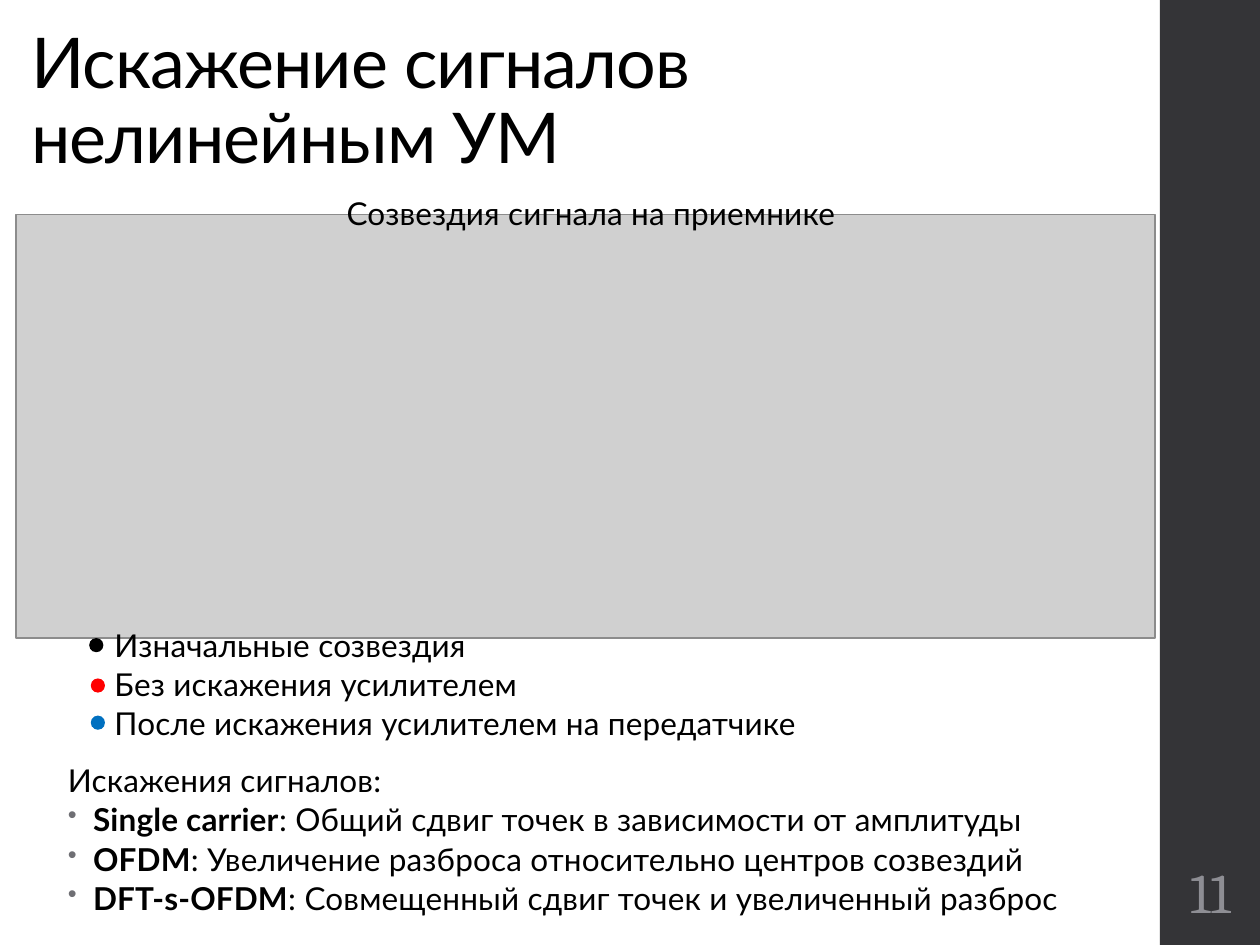
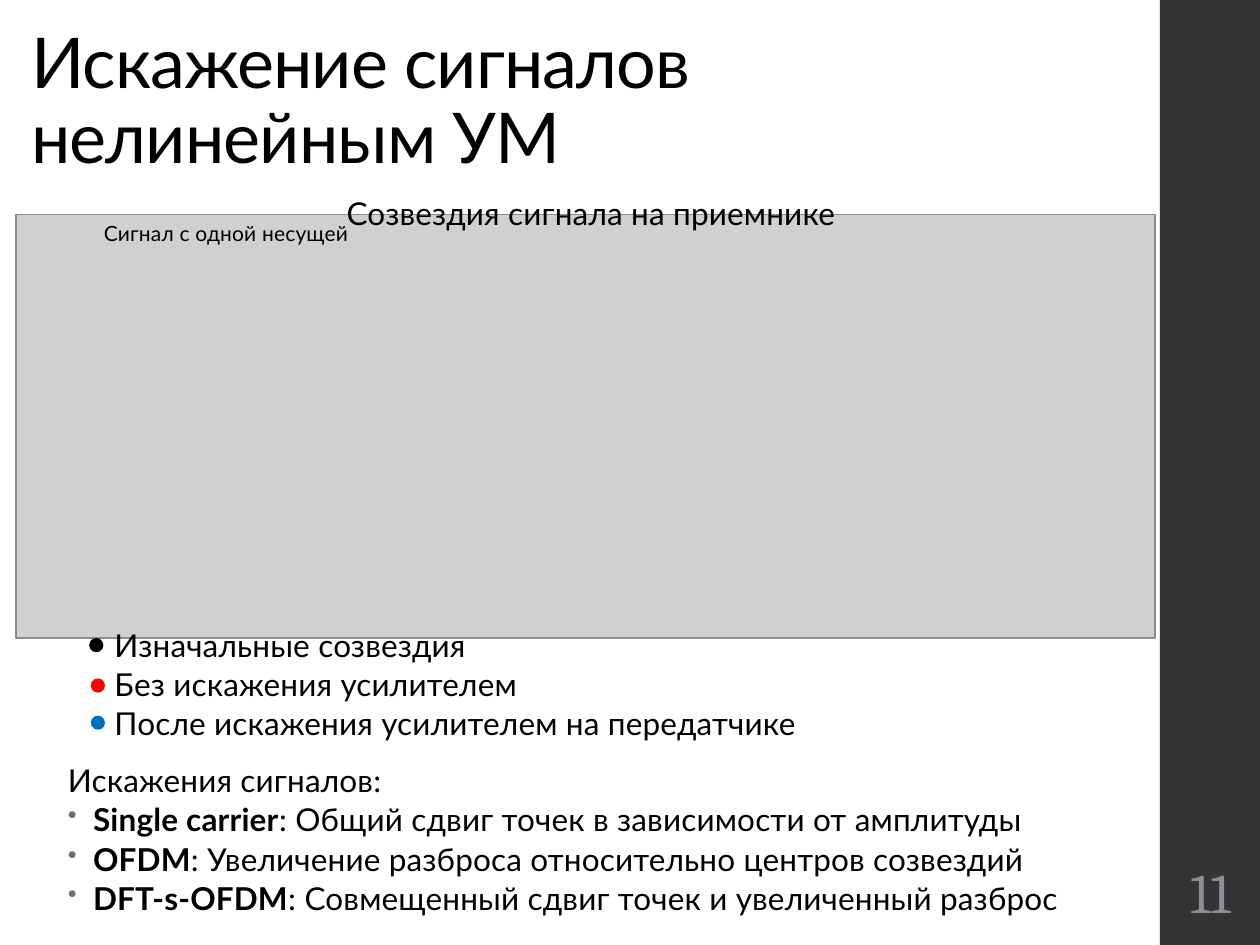
Before and after one commit to kannab98/graduation-paper, a slide deck: slide 11 of Presentation.pptx. Drawn at 1260x945 pixels with LibreOffice and Linux fonts; fonts in the diff are those of the drawing; grey boxes stand for pictures. Boxes give left, top, right and bottom in pixels: in the first picture for what was removed or moved away, otherwise in the second. Text is boxed around its words. In the diff, an @@ line names an element or a change of style, - is before the commit and + after.

```diff
--- a/Presentation.pptx
+++ b/Presentation.pptx
@@ text added at [104, 226, 348, 245], 12 pt, text #000000 @@
+Сигнал с одной несущей
```
Also in this commit, not shown: 8 other slides changed, 3 slides added, 1 slide removed, 2 other files.
